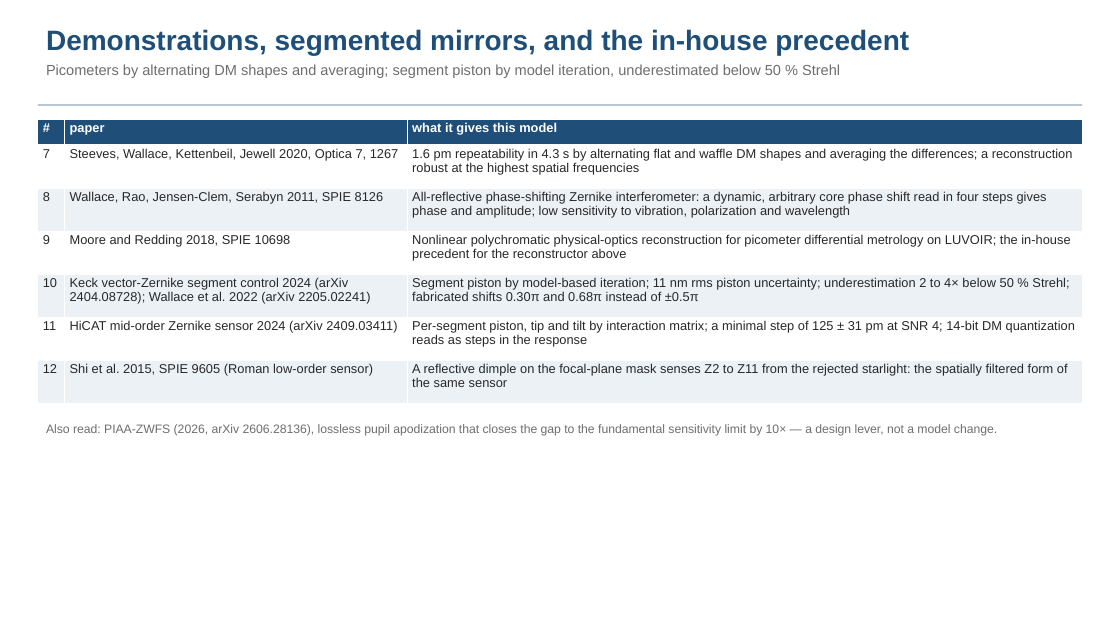
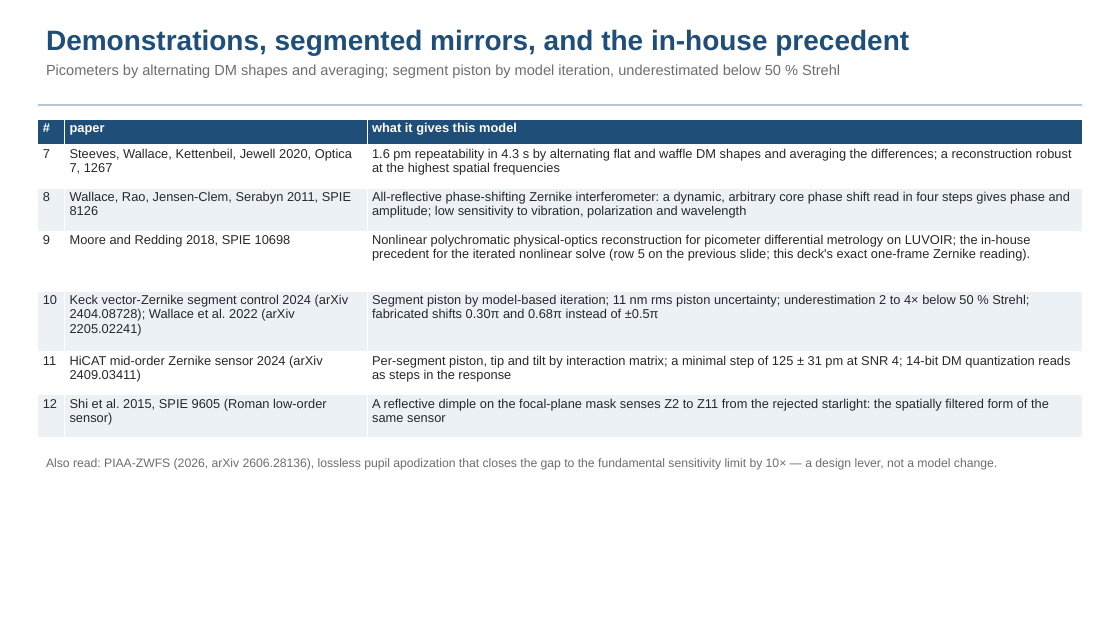
Before and after one commit to nasa-jpl/macos, a slide deck: slide 52 of demo_session/deck_gauges_short_baseline.pptx. Drawn at 1120x630 pixels with LibreOffice and Linux fonts; fonts in the diff are those of the drawing. Boxes give left, top, right and bottom in pixels: in the first picture for what was removed or moved away, otherwise in the second. Text is boxed around its words. In the diff, an @@ line names an element or a change of style, - is before the commit and + after.

```diff
--- a/demo_session/deck_gauges_short_baseline.pptx
+++ b/demo_session/deck_gauges_short_baseline.pptx
@@ table at <box>38,119,1082,438</box> @@
-row 4, column 3: Nonlinear polychromatic physical-optics reconstruction for picometer differential metrology on LUVOIR; the in-house precedent for the reconstructor above
+row 4, column 3: Nonlinear polychromatic physical-optics reconstruction for picometer differential metrology on LUVOIR; the in-house precedent for the iterated nonlinear solve (row 5 on the previous slide; this deck's exact one-frame Zernike reading).
@@ text "Also read: PIAA-ZWFS (2026, arXiv ...": place and size @@
-text "Also read: PIAA-ZWFS (2026, arXiv ..." at <box>46,424,997,436</box>
+text "Also read: PIAA-ZWFS (2026, arXiv ..." at <box>46,458,997,470</box>
```
Also in this commit, not shown: 6 other slides changed, 3 other files.
